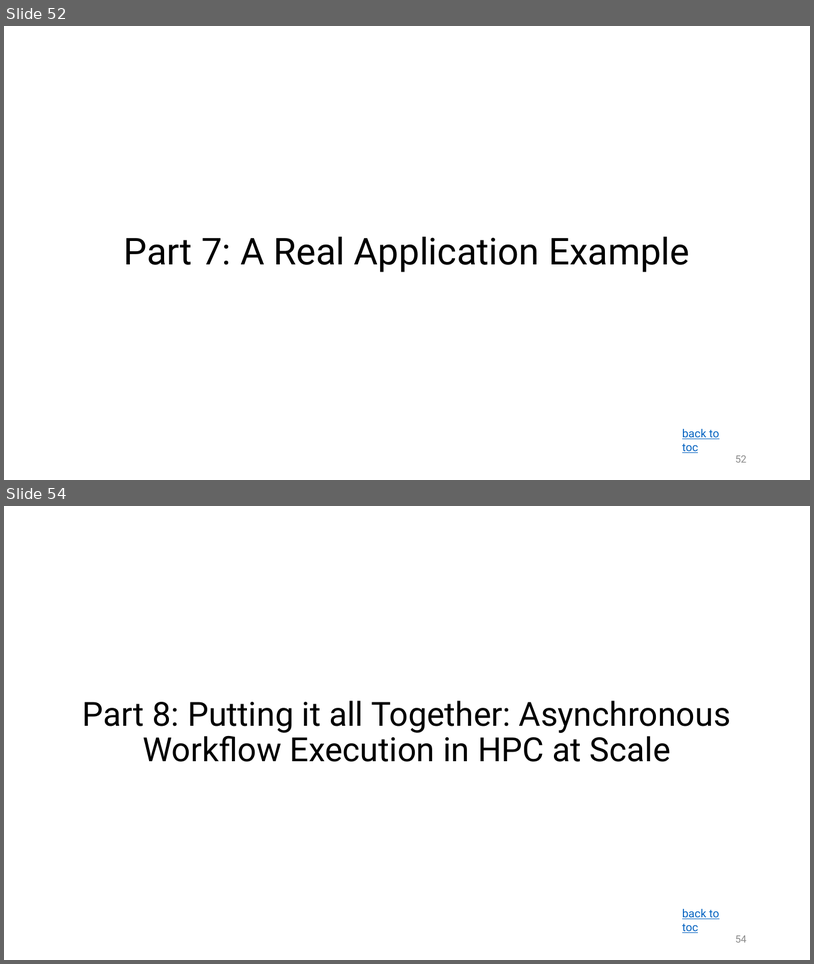
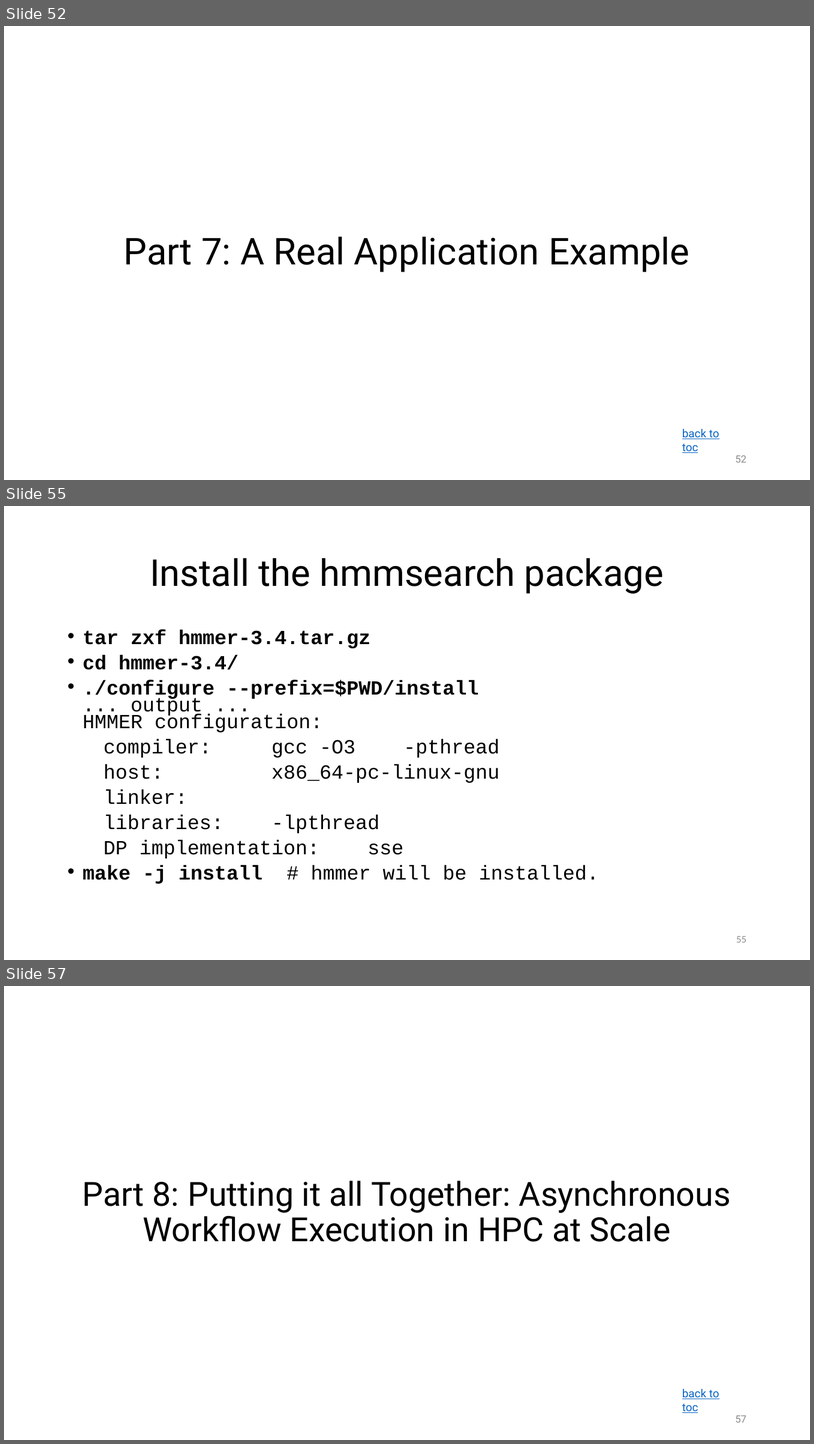
Before and after one commit to ketancmaheshwari/escience23tut, a slide deck: gnu-parallel-tutorial.pptx. Shown one above the other, each under a label of ours: slides 52 and 54 before the commit, slides 52, 55 and 57 after it; the slides between them are not shown. The pictures are 814x964 and 814x1444 pixels, drawn with LibreOffice and Linux fonts; fonts in the diff are those of the drawing. Boxes give left, top, right and bottom in pixels: in the first picture for what was removed or moved away, otherwise in the second. Text is boxed around its words. In the diff, an @@ line names an element or a change of style, - is before the commit and + after.

```diff
--- a/gnu-parallel-tutorial.pptx
+++ b/gnu-parallel-tutorial.pptx
@@ slide 55 added at bbox=[4, 506, 810, 960], background #FFFFFF @@
@@ title added at bbox=[150, 558, 664, 594], 33 pt, text #000000 @@
+Install the hmmsearch package
@@ text added at bbox=[83, 630, 599, 883], 17.9 pt, text #000000 @@
+• tar zxf hmmer-3.4.tar.gz
+• cd hmmer-3.4/
+• ./configure --prefix=$PWD/install
+  ... output ...
+  HMMER configuration:
+compiler: gcc -O3 -pthread
+host: x86_64-pc-linux-gnu
+linker:
+libraries: -lpthread
+DP implementation: sse
+• make -j install # hmmer will be installed.
@@ page number added at bbox=[737, 936, 747, 942], 9 pt, text #8C8C8C @@
+55
@@ what was slide 54 is now slide 57 @@
@@ page number at bbox=[735, 1415, 747, 1422]: text changed @@
-54
+57
```
Also in this commit, not shown: 3 slides changed, 3 other slides added, 2 other files.
